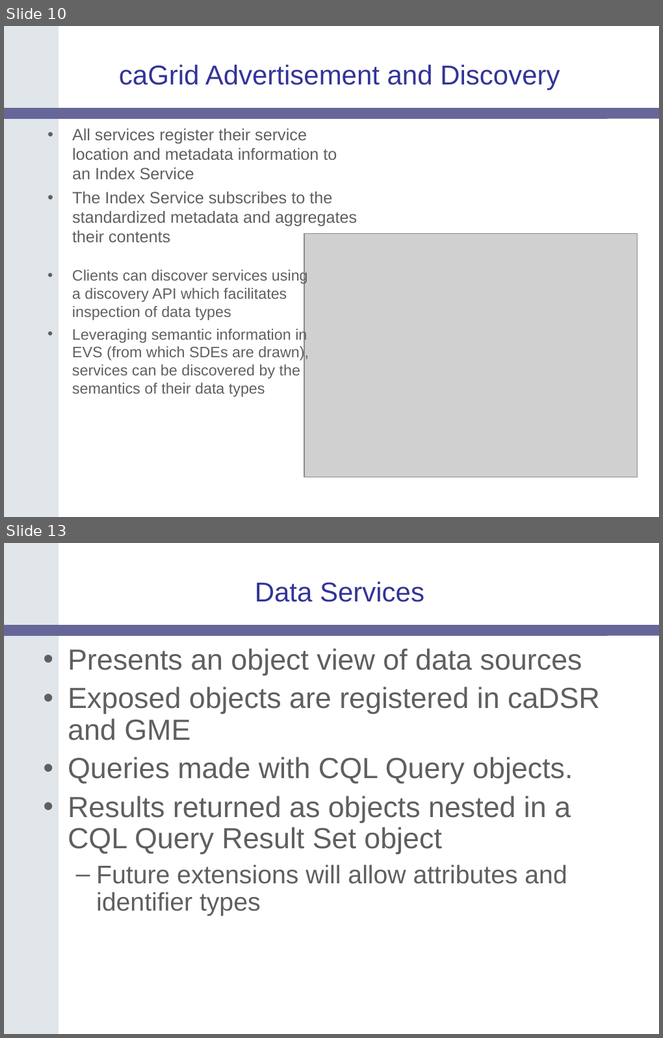
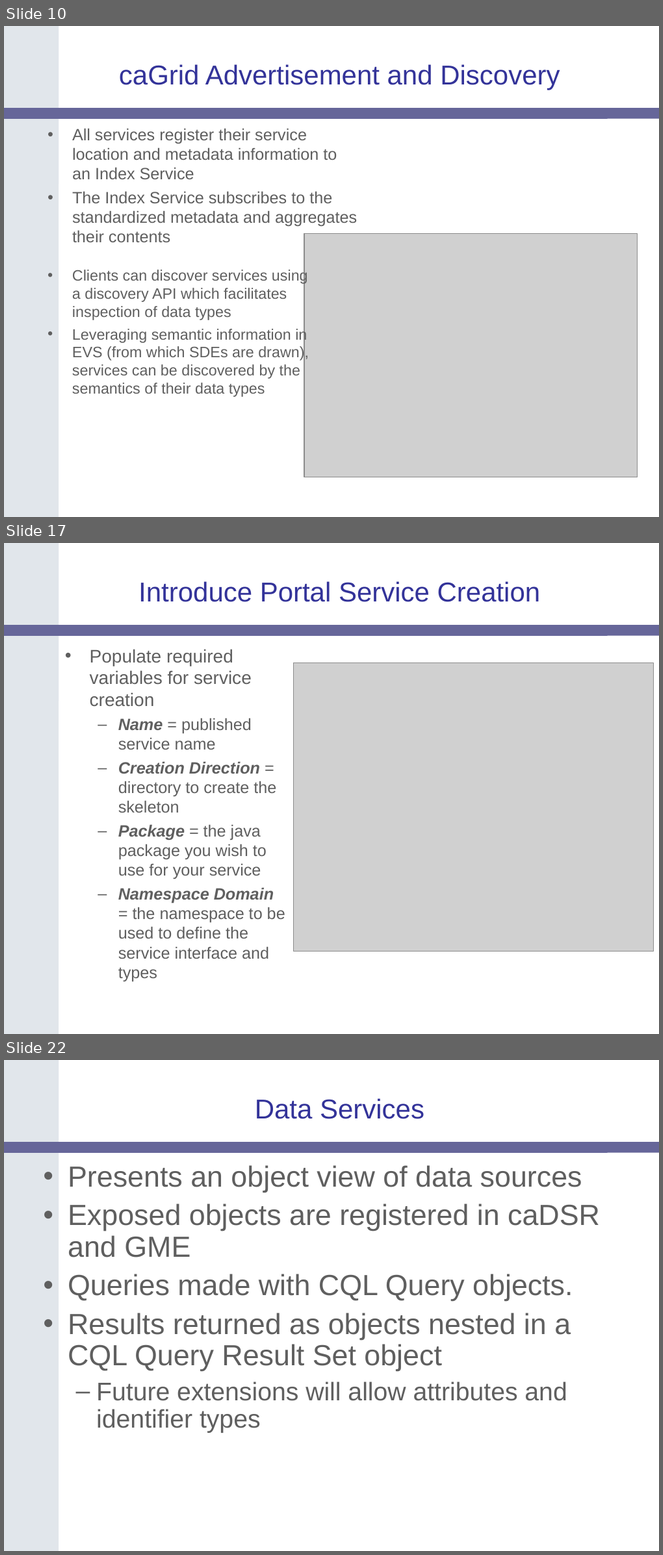
Before and after one commit to NCIP/cagrid-docs, a slide deck: presentations/200604_AnnualMeeting/caGrid-1.0-Architecture_caBIG-Annual-Meeting06.ppt. Shown one above the other, each under a label of ours: slides 10 and 13 before the commit, slides 10, 17 and 22 after it; the slides between them are not shown. The pictures are 663x1038 and 663x1555 pixels, drawn with LibreOffice and Linux fonts; fonts in the diff are those of the drawing; grey boxes stand for pictures; background and template pictures are left out. Boxes give left, top, right and bottom in pixels: in the first picture for what was removed or moved away, otherwise in the second. Text is boxed around its words. In the diff, an @@ line names an element or a change of style, - is before the commit and + after.

```diff
--- a/presentations/200604_AnnualMeeting/caGrid-1.0-Architecture_caBIG-Annual-Meeting06.ppt
+++ b/presentations/200604_AnnualMeeting/caGrid-1.0-Architecture_caBIG-Annual-Meeting06.ppt
@@ slide 17 added at [4,543,659,1034], background #FFFFFF; not listed: 2 template elements that a slide beside it also shows @@
@@ title added at [139,581,541,602], 30 pt, text #333399 @@
+Introduce Portal Service Creation
@@ text added at [90,649,285,982], 18 pt, text #5F5F5F @@
+• Populate required variables for service creation
+  – Name = published service name
+  – Creation Direction = directory to create the skeleton
+  – Package = the java package you wish to use for your service
+  – Namespace Domain = the namespace to be used to define the service interface and types
@@ picture added at [294,663,654,951] @@
@@ what was slide 13 is now slide 22 @@
```
Also in this commit, not shown: 1 slide changed, 10 other slides added, 2 slides removed.
